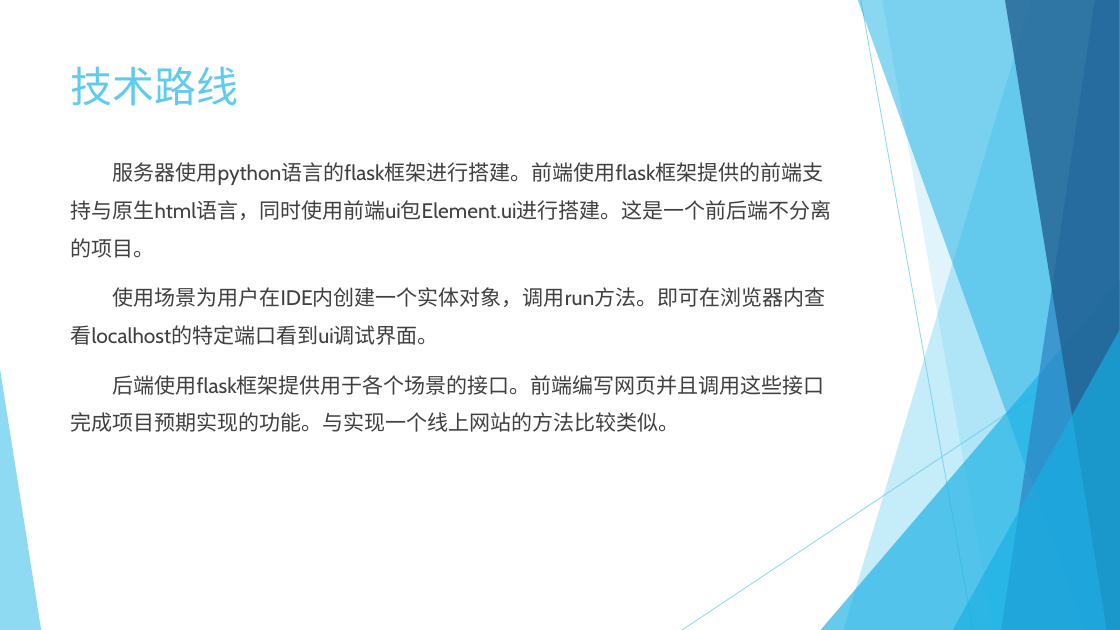
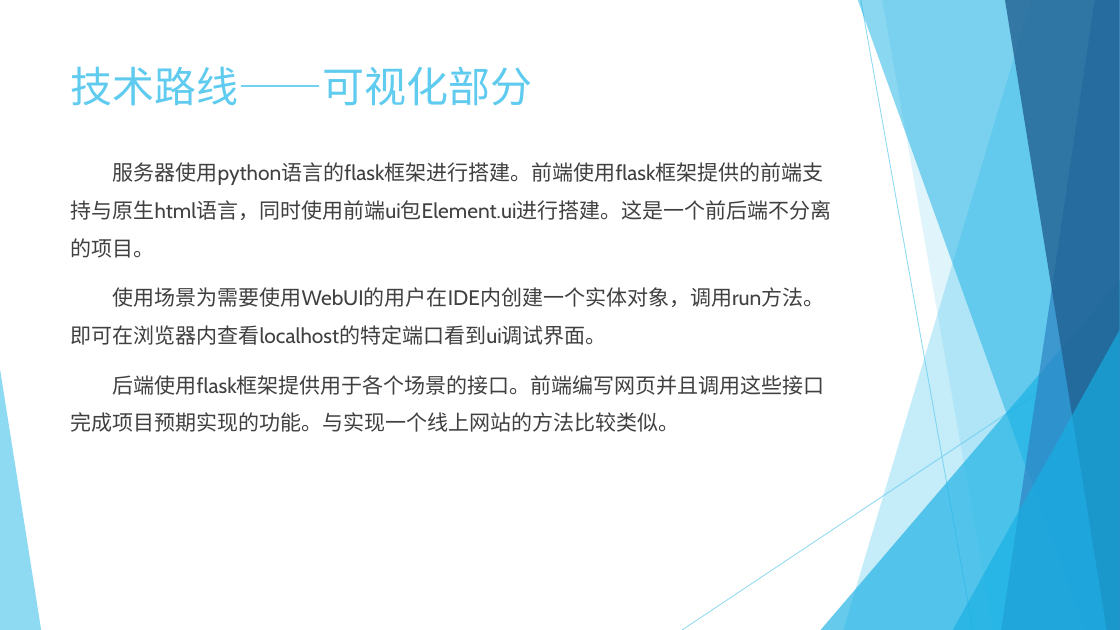
Before and after one commit to bhsei/20_B, a slide deck: slide 10 of 2-幻灯片/第3周-项目计划.pptx (slide 6 before the commit). Drawn at 1120x630 pixels with LibreOffice and Linux fonts; fonts in the diff are those of the drawing. Boxes give left, top, right and bottom in pixels: in the first picture for what was removed or moved away, otherwise in the second. Text is boxed around its words. In the diff, an @@ line names an element or a change of style, - is before the commit and + after.

```diff
--- a/2-幻灯片/第3周-项目计划.pptx
+++ b/2-幻灯片/第3周-项目计划.pptx
@@ title at (71,66,533,106): text changed @@
-技术路线
+技术路线——可视化部分
@@ text at (71,287,825,345): text changed @@
-使用场景为用户在IDE内创建一个实体对象，调用run方法。即可在浏览器内查看localhost的特定端口看到ui调试界面。
+使用场景为需要使用WebUI的用户在IDE内创建一个实体对象，调用run方法。即可在浏览器内查看localhost的特定端口看到ui调试界面。
```
Also in this commit, not shown: 4 other slides changed, 5 slides added, 1 slide removed, 2 other files.
